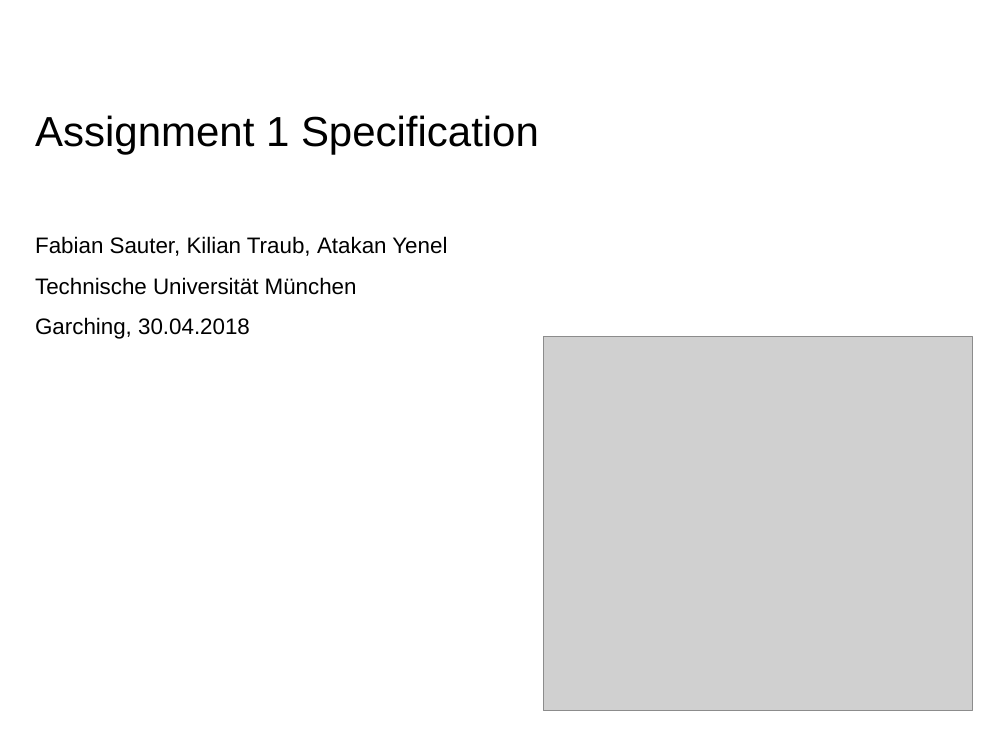
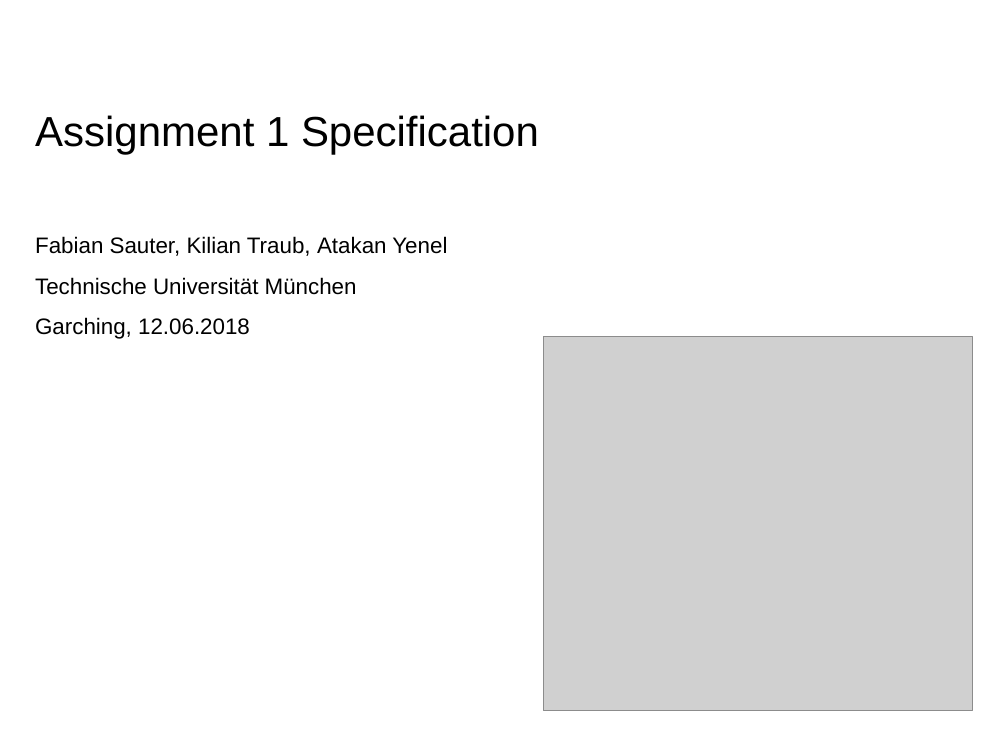
Before and after one commit to COM8/proto-assignments, a slide deck: slide 1 of specification_1/Specification.pptx. Drawn at 1008x756 pixels with LibreOffice and Linux fonts; fonts in the diff are those of the drawing; grey boxes stand for pictures; background and template pictures are left out. Boxes give left, top, right and bottom in pixels: in the first picture for what was removed or moved away, otherwise in the second. Text is boxed around its words. In the diff, an @@ line names an element or a change of style, - is before the commit and + after.

Commit message:
Final slides and specification for assignment 2

```diff
--- a/specification_1/Specification.pptx
+++ b/specification_1/Specification.pptx
@@ text at box(35, 317, 250, 339): text changed @@
-Garching, 30.04.2018
+Garching, 12.06.2018
```
Also in this commit, not shown: 5 other files.
